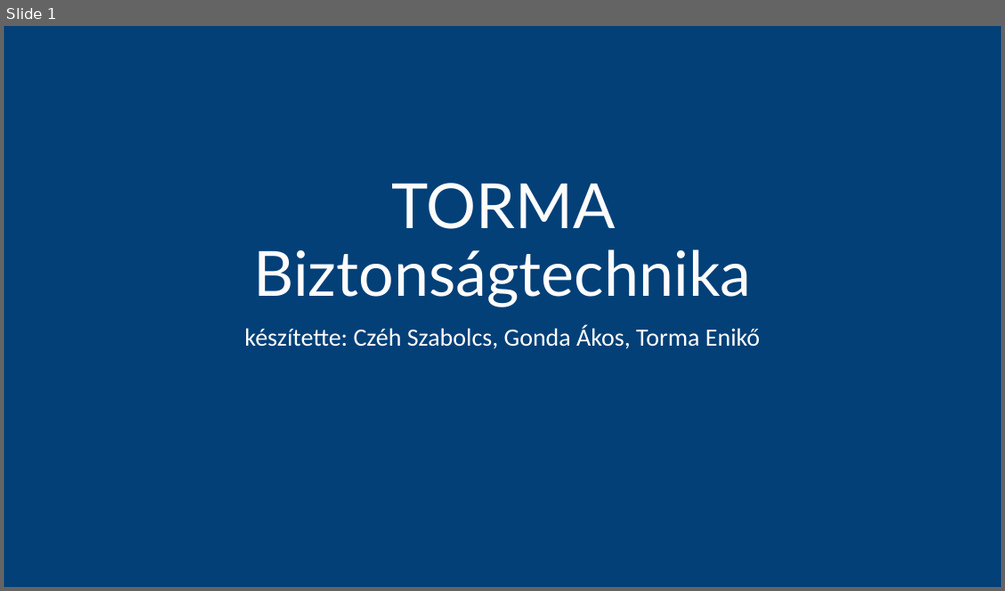
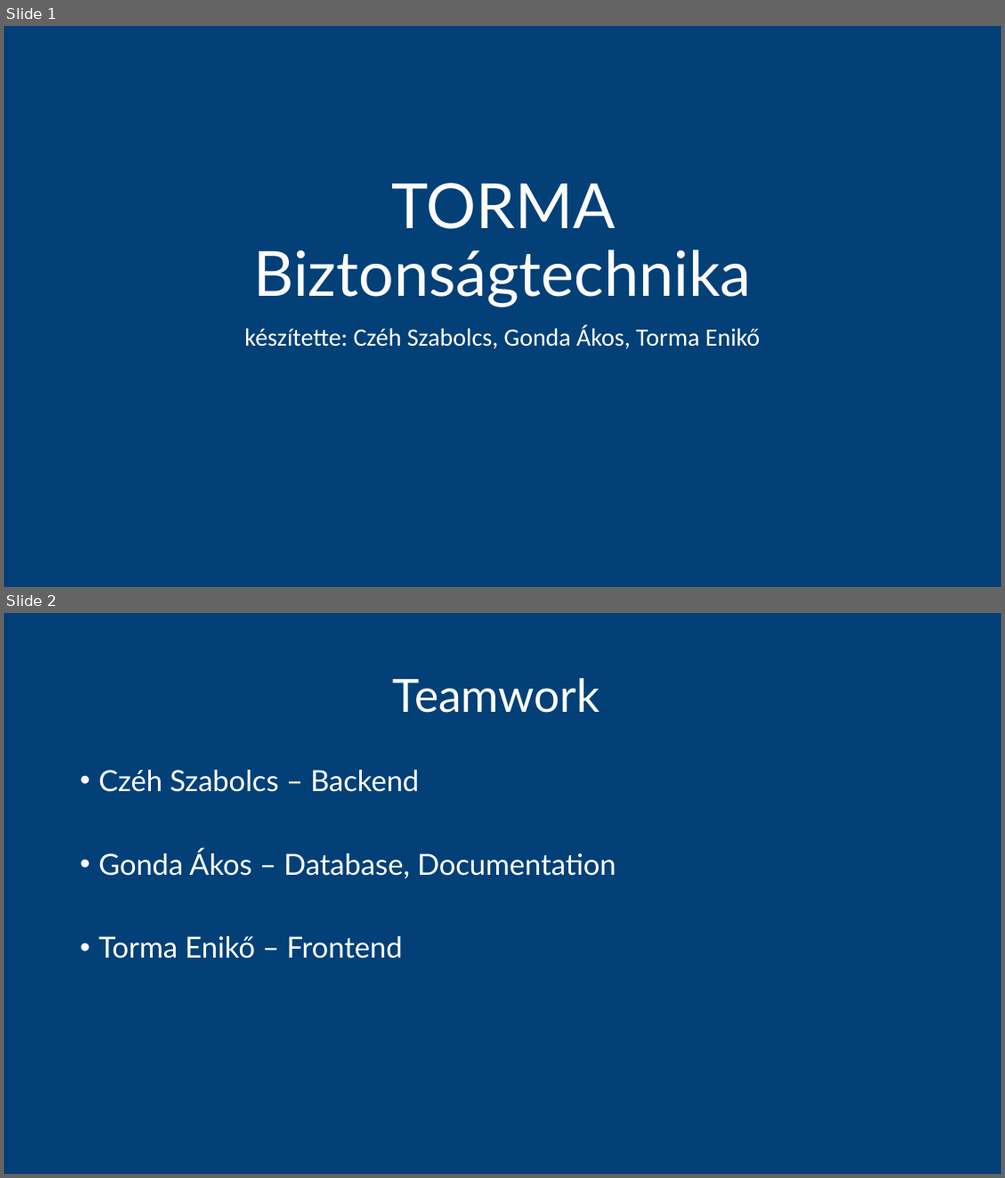
Before and after one commit to maggotstf2/mestermu, a slide deck: documentation/TORMA Biztonságtechnika.pptx. Shown one above the other, each under a label of ours: slide 1 before the commit, slides 1 and 2 after it. The pictures are 1005x591 and 1005x1178 pixels, drawn with LibreOffice and Linux fonts; fonts in the diff are those of the drawing. Boxes give left, top, right and bottom in pixels: in the first picture for what was removed or moved away, otherwise in the second. Text is boxed around its words. In the diff, an @@ line names an element or a change of style, - is before the commit and + after.

Commit message:
Add files via upload
added and wrote 4 new slides for documentation

```diff
--- a/documentation/TORMA Biztonságtechnika.pptx
+++ b/documentation/TORMA Biztonságtechnika.pptx
@@ slide 2 added at box(4, 613, 1001, 1174), background #034078 @@
@@ title added at box(393, 678, 600, 713), 44 pt, text #FFFFFF @@
+Teamwork
@@ text added at box(98, 770, 615, 958), 28 pt, text #FFFFFF @@
+• Czéh Szabolcs – Backend
+• Gonda Ákos – Database, Documentation
+• Torma Enikő – Frontend
```
Also in this commit, not shown: 3 other slides added.
